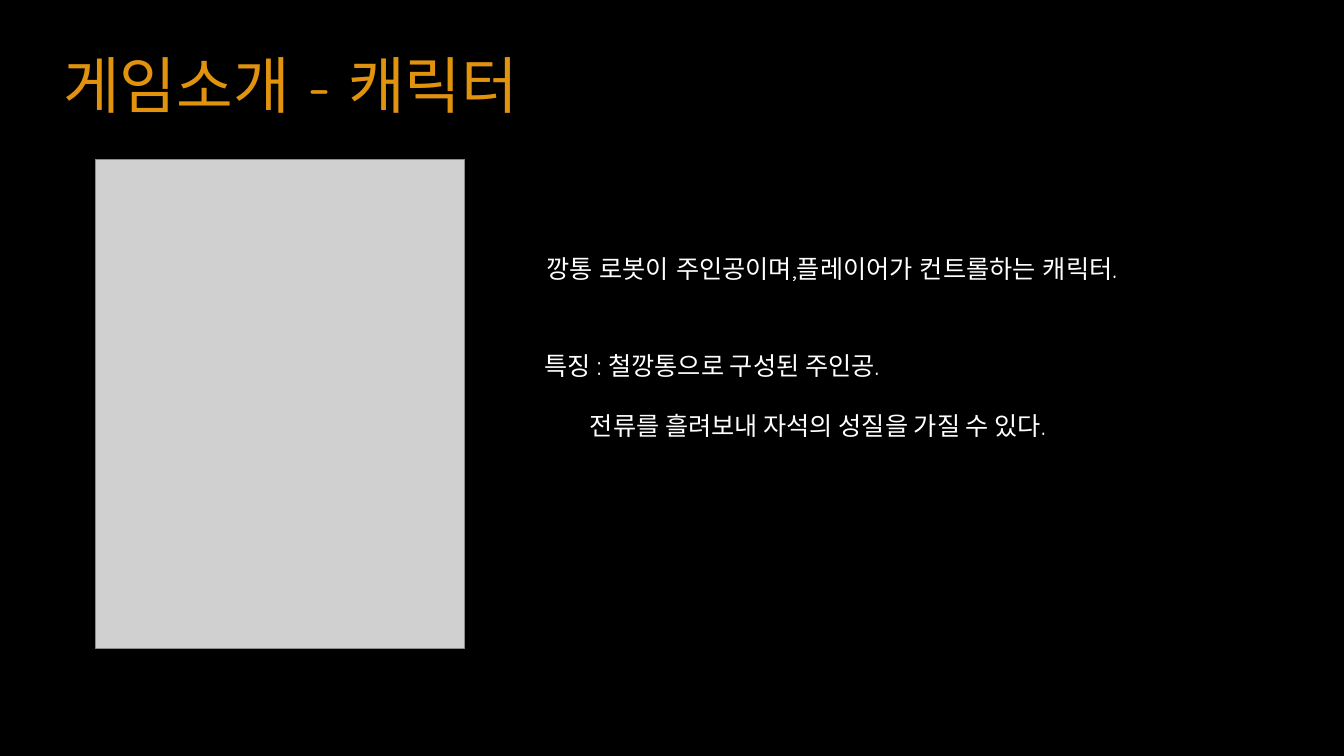
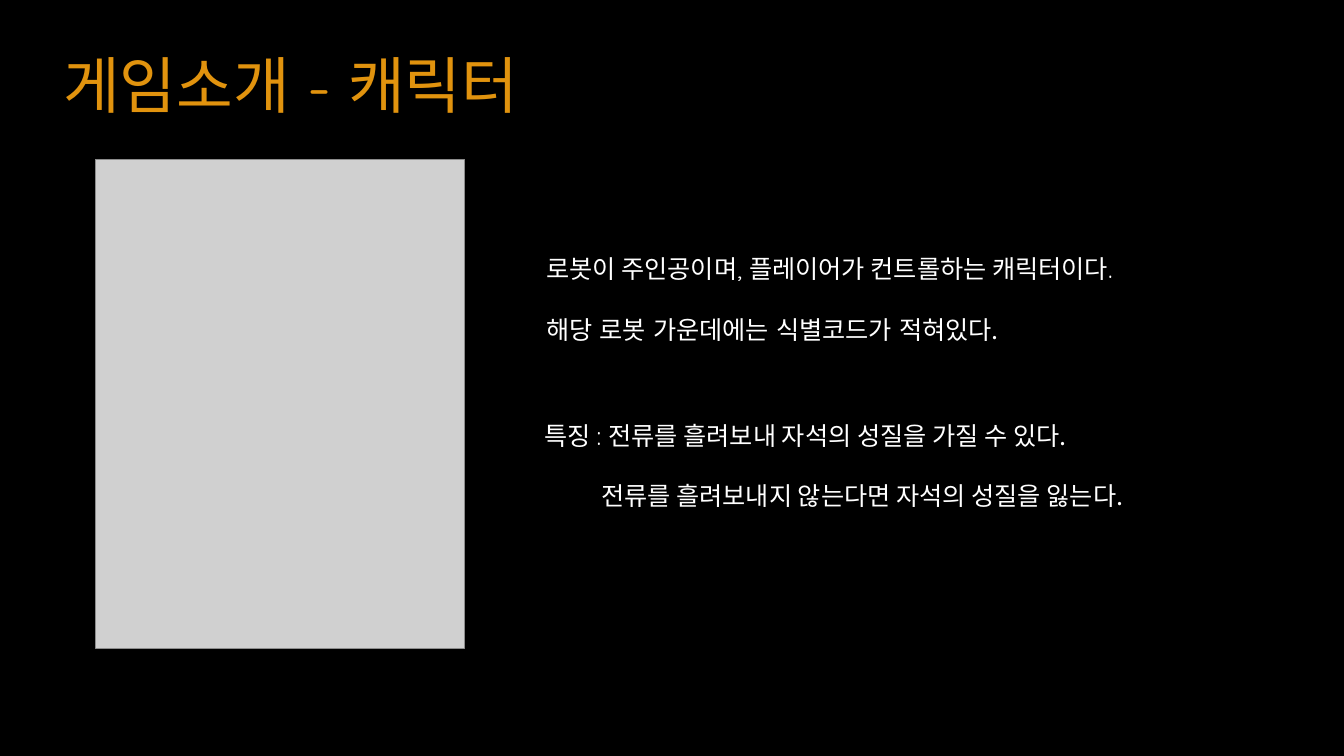
Before and after one commit to YKTeam/Room503, a slide deck: slide 11 of Document/Escape Cube(가제) ppt.pptx (slide 12 before the commit). Drawn at 1344x756 pixels with LibreOffice and Linux fonts; fonts in the diff are those of the drawing; grey boxes stand for pictures. Boxes give left, top, right and bottom in pixels: in the first picture for what was removed or moved away, otherwise in the second. Text is boxed around its words. In the diff, an @@ line names an element or a change of style, - is before the commit and + after.

```diff
--- a/Document/Escape Cube(가제) ppt.pptx
+++ b/Document/Escape Cube(가제) ppt.pptx
@@ text at box(546, 257, 1112, 341): text changed; font Quicksand to Noto Sans CJK KR @@
-깡통 로봇이 주인공이며,플레이어가 컨트롤하는 캐릭터.
+로봇이 주인공이며, 플레이어가 컨트롤하는 캐릭터이다.
+해당 로봇 가운데에는 식별코드가 적혀있다.
@@ text at box(545, 423, 1124, 507): text changed; font Quicksand to Noto Sans CJK KR @@
-특징 : 철깡통으로 구성된 주인공.
-전류를 흘려보내 자석의 성질을 가질 수 있다.
+특징 : 전류를 흘려보내 자석의 성질을 가질 수 있다.
+전류를 흘려보내지 않는다면 자석의 성질을 잃는다.
```
Also in this commit, not shown: 9 other slides changed, 6 slides added, 3 slides removed.
